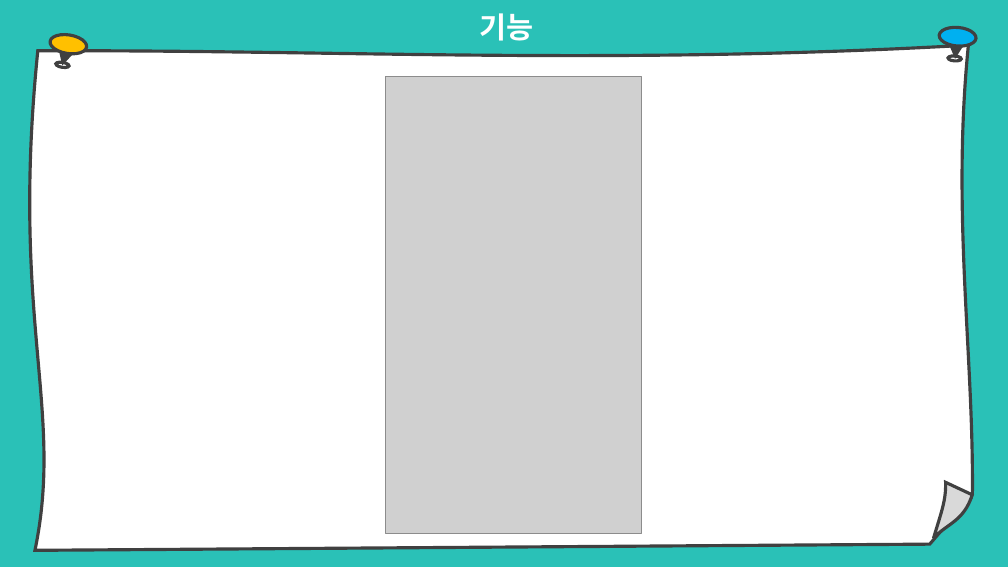
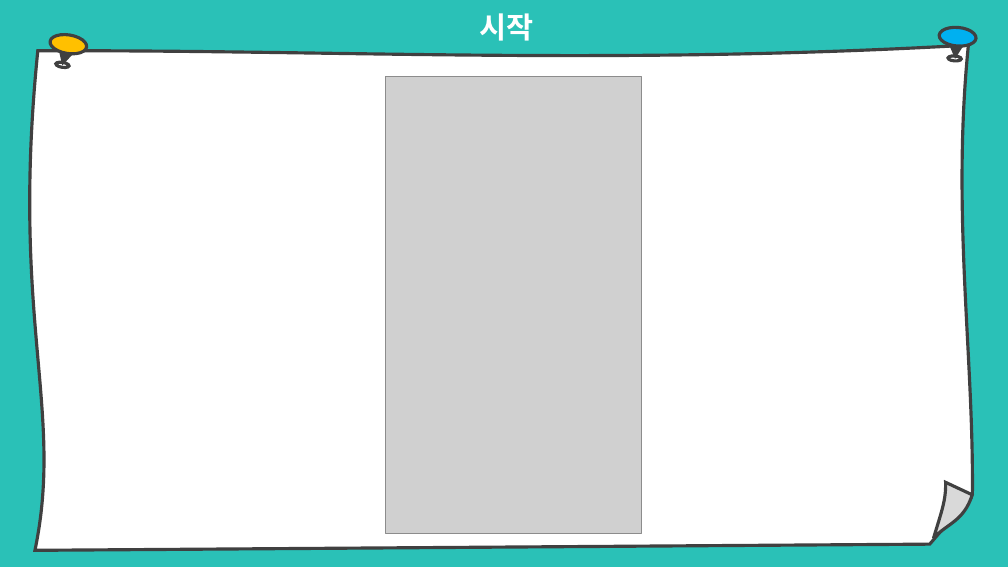
Before and after one commit to osam2019/WEB_Together_Solo, a slide deck: slide 5 of WEB_Together_Solo.pptx. Drawn at 1008x567 pixels with LibreOffice and Linux fonts; fonts in the diff are those of the drawing; grey boxes stand for pictures. Boxes give left, top, right and bottom in pixels: in the first picture for what was removed or moved away, otherwise in the second. Text is boxed around its words. In the diff, an @@ line names an element or a change of style, - is before the commit and + after.

Commit message:
'ppt'

```diff
--- a/WEB_Together_Solo.pptx
+++ b/WEB_Together_Solo.pptx
@@ text at <box>479,13,533,41</box>: text changed @@
-기능
+시작
```
